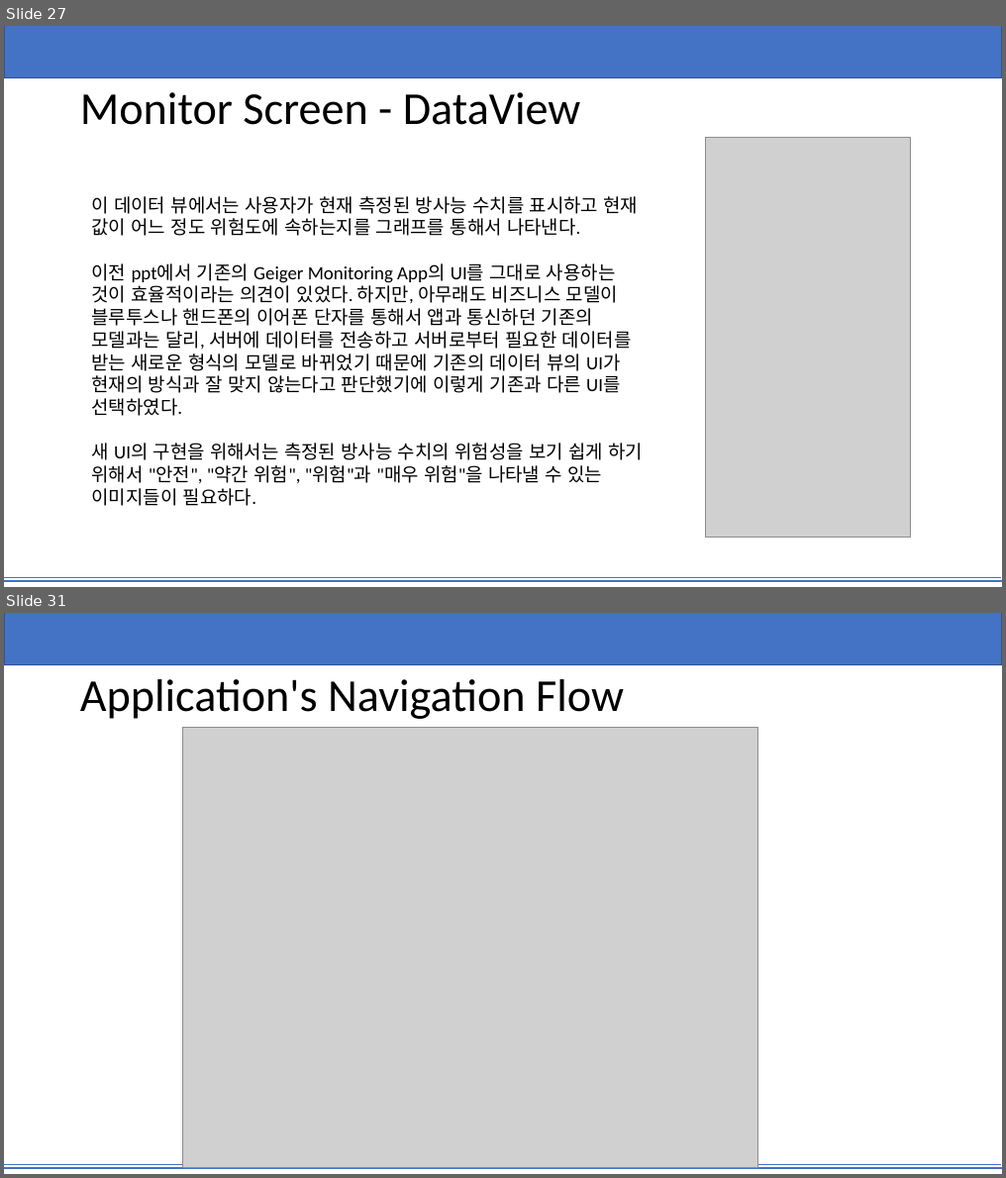
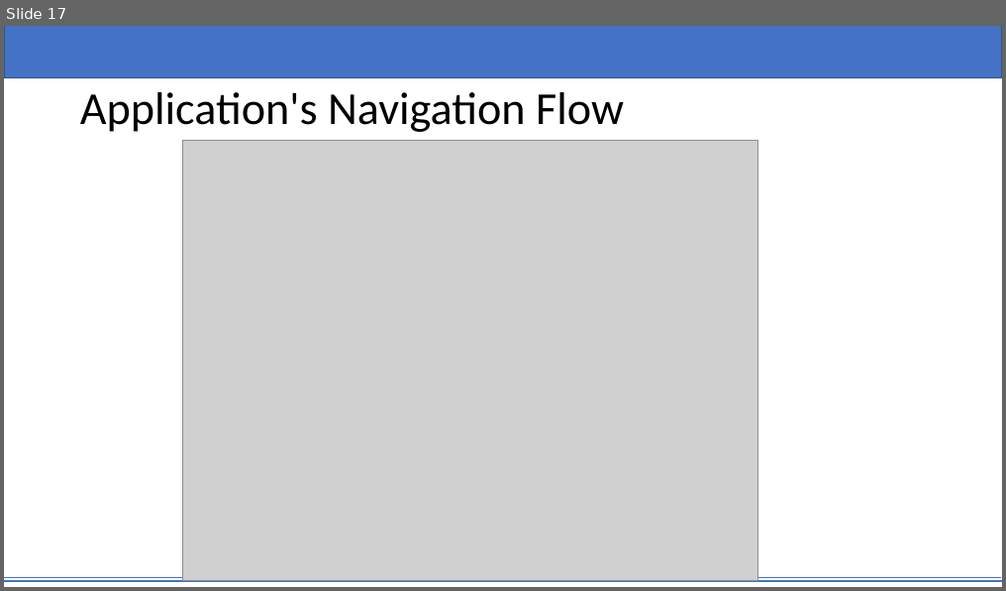
Before and after one commit to yjin910/Technonia_i_app, a slide deck: TEMS.pptx. Shown one above the other, each under a label of ours: slides 27 and 31 before the commit, slide 17 after it; the slides between them are not shown. The pictures are 1006x1178 and 1006x591 pixels, drawn with LibreOffice and Linux fonts; fonts in the diff are those of the drawing; grey boxes stand for pictures. Boxes give left, top, right and bottom in pixels: in the first picture for what was removed or moved away, otherwise in the second. Text is boxed around its words. In the diff, an @@ line names an element or a change of style, - is before the commit and + after.

```diff
--- a/TEMS.pptx
+++ b/TEMS.pptx
@@ slide 27 removed at box(4, 26, 1002, 587), background #FFFFFF; not listed: 3 template elements that a slide beside it also shows @@
@@ title removed at box(80, 92, 581, 125) @@
-Monitor Screen - DataView
@@ picture removed at box(706, 138, 911, 537) @@
@@ text removed at box(92, 196, 643, 506) @@
-이 데이터 뷰에서는 사용자가 현재 측정된 방사능 수치를 표시하고 현재 값이 어느 정도 위험도에 속하는지를 그래프를 통해서 나타낸다.
-이전 ppt에서 기존의 Geiger Monitoring App의 UI를 그대로 사용하는 것이 효율적이라는 의견이 있었다. 하지만, 아무래도 비즈니스 모델이 블루투스나 핸드폰의 이어폰 단자를 통해서 앱과 통신하던 기존의 모델과는 달리, 서버에 데이터를 전송하고 서버로부터 필요한 데이터를 받는 새로운 형식의 모델로 바뀌었기 때문에 기존의 데이터 뷰의 UI가 현재의 방식과 잘 맞지 않는다고 판단했기에 이렇게 기존과 다른 UI를 선택하였다.
-새 UI의 구현을 위해서는 측정된 방사능 수치의 위험성을 보기 쉽게 하기 위해서 "안전", "약간 위험", "위험"과 "매우 위험"을 나타낼 수 있는 이미지들이 필요하다.
@@ what was slide 31 is now slide 17 @@
```
Also in this commit, not shown: 8 slides changed, 6 slides added, 27 other slides removed, 5 other files.
